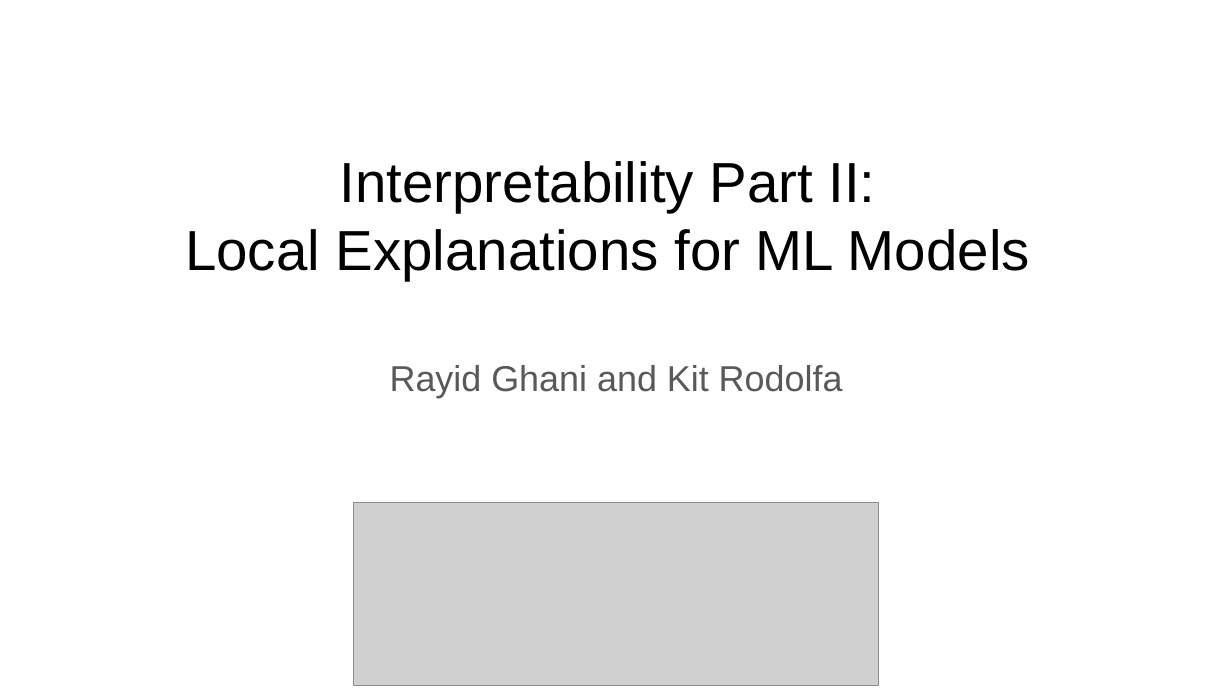
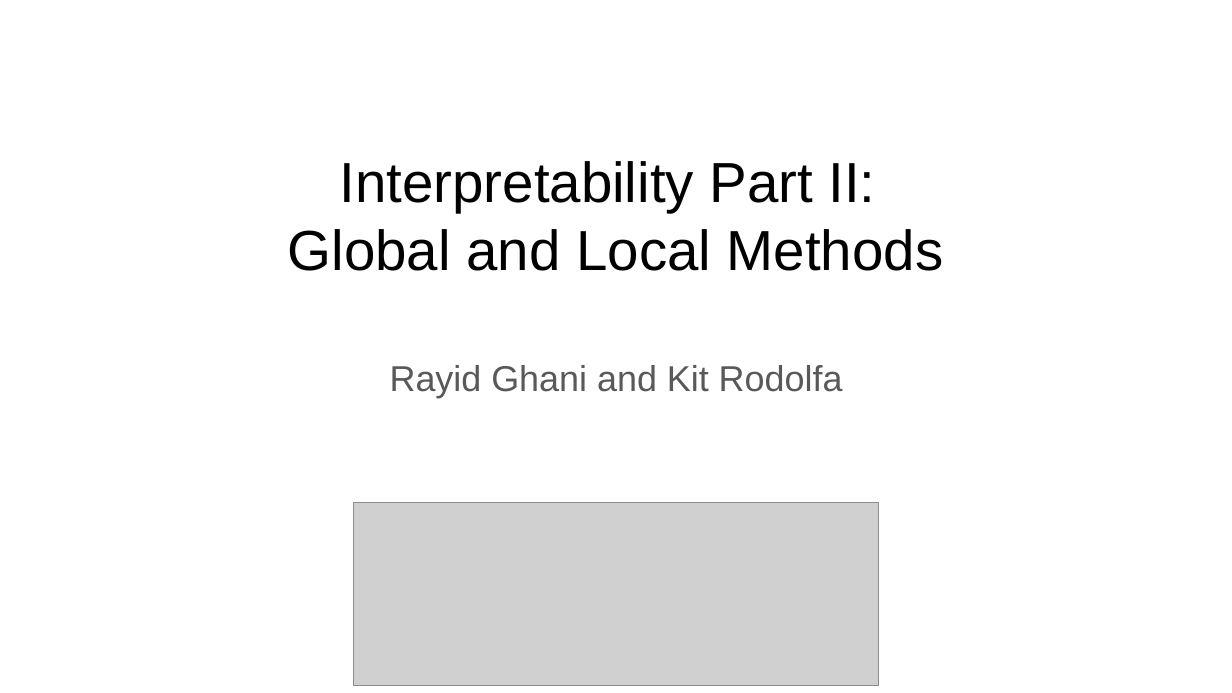
Before and after one commit to dssg/mlforpublicpolicylab, a slide deck: slide 1 of 11 - Model Interpretability Pt 2/Interpretability part 2.pptx. Drawn at 1232x693 pixels with LibreOffice and Linux fonts; fonts in the diff are those of the drawing; grey boxes stand for pictures. Boxes give left, top, right and bottom in pixels: in the first picture for what was removed or moved away, otherwise in the second. Text is boxed around its words. In the diff, an @@ line names an element or a change of style, - is before the commit and + after.

```diff
--- a/11 - Model Interpretability Pt 2/Interpretability part 2.pptx
+++ b/11 - Model Interpretability Pt 2/Interpretability part 2.pptx
@@ text at (288, 229, 943, 271): text changed @@
-Local Explanations for ML Models
+Global and Local Methods
```
Also in this commit, not shown: 3 other slides changed, 4 slides added, 1 slide removed.
